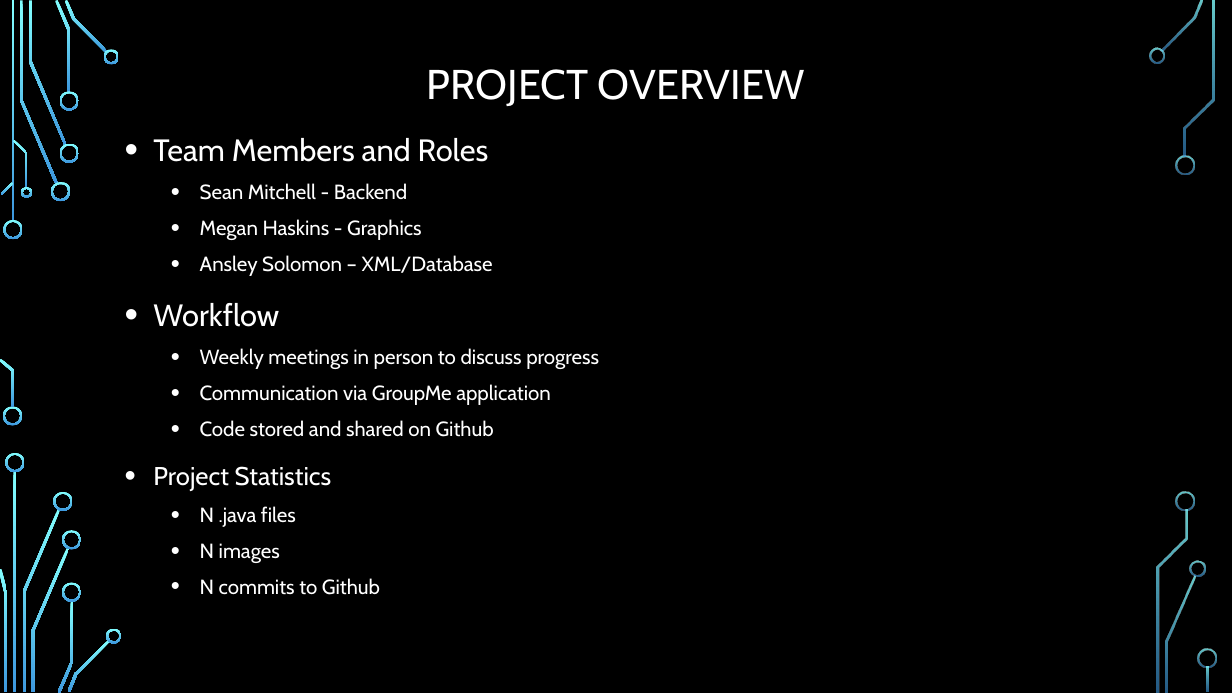
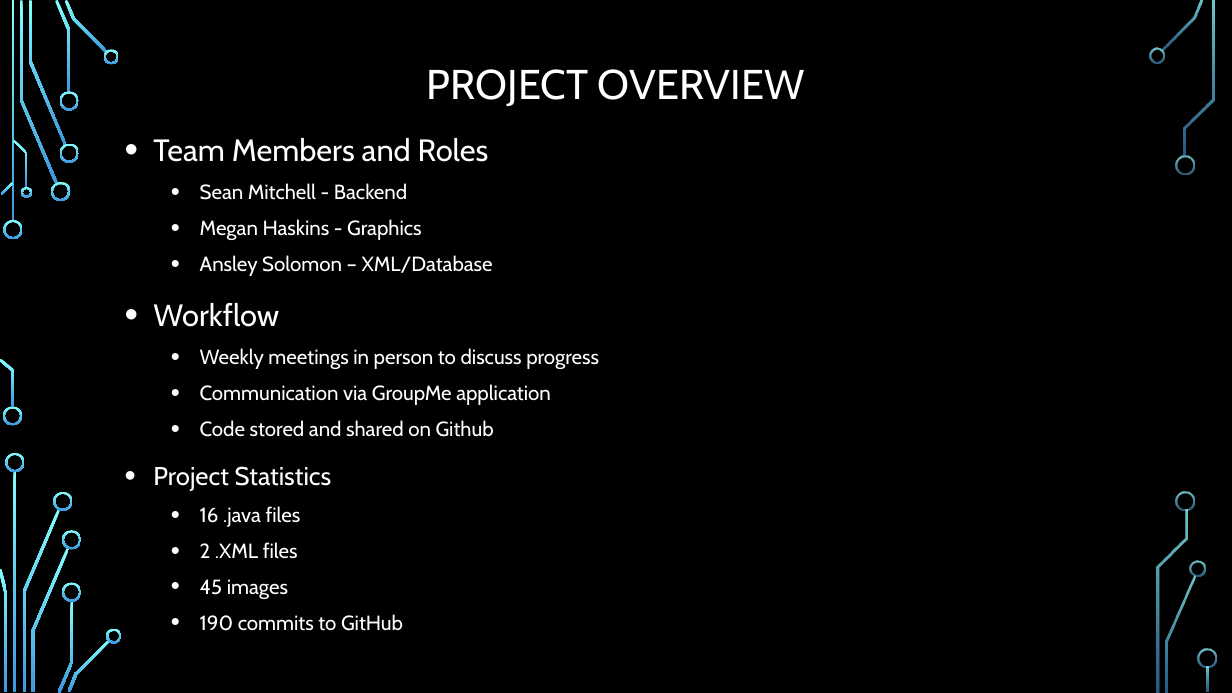
Before and after one commit to SeanMitchell1994/CS321_SP2019, a slide deck: slide 3 of report/Powerpoint Final.pptx. Drawn at 1232x693 pixels with LibreOffice and Linux fonts; fonts in the diff are those of the drawing; background and template pictures are left out. Boxes give left, top, right and bottom in pixels: in the first picture for what was removed or moved away, otherwise in the second. Text is boxed around its words. In the diff, an @@ line names an element or a change of style, - is before the commit and + after.

```diff
--- a/report/Powerpoint Final.pptx
+++ b/report/Powerpoint Final.pptx
@@ text at [200, 506, 403, 631]: text changed @@
-  • N .java files
-  • N images
-  • N commits to Github
+  • 16 .java files
+  • 2 .XML files
+  • 45 images
+  • 190 commits to GitHub
```
Also in this commit, not shown: 1 other slide changed, 1 slide removed, 1 other file.
